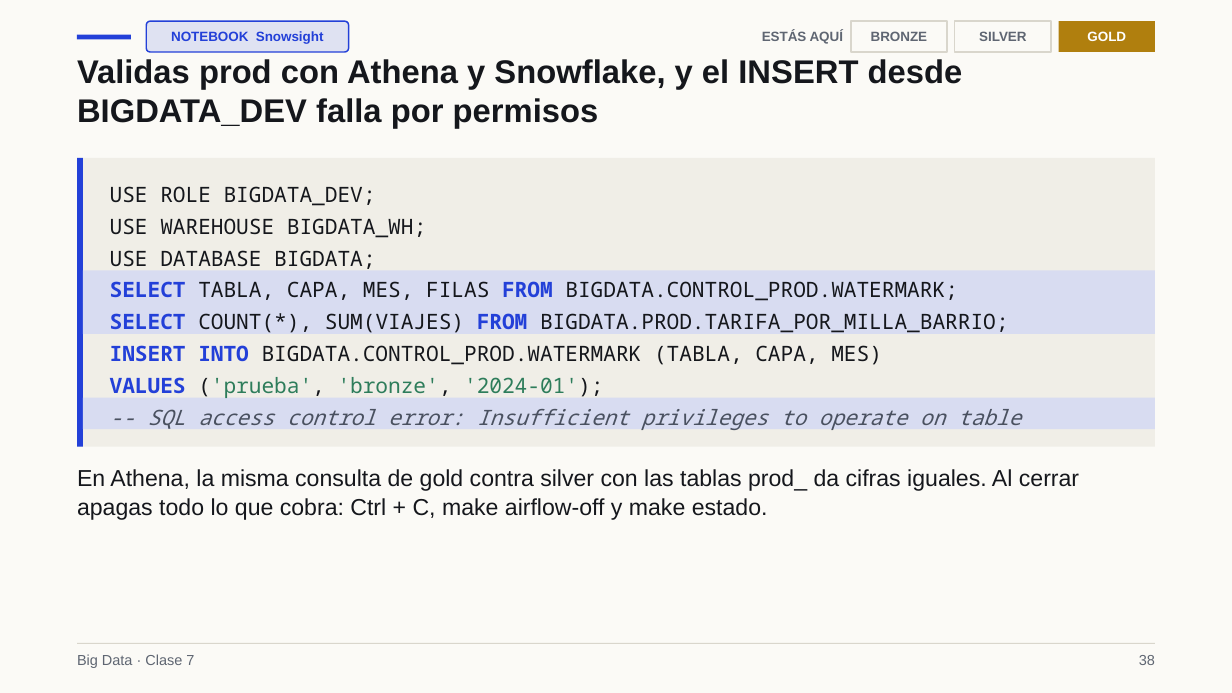
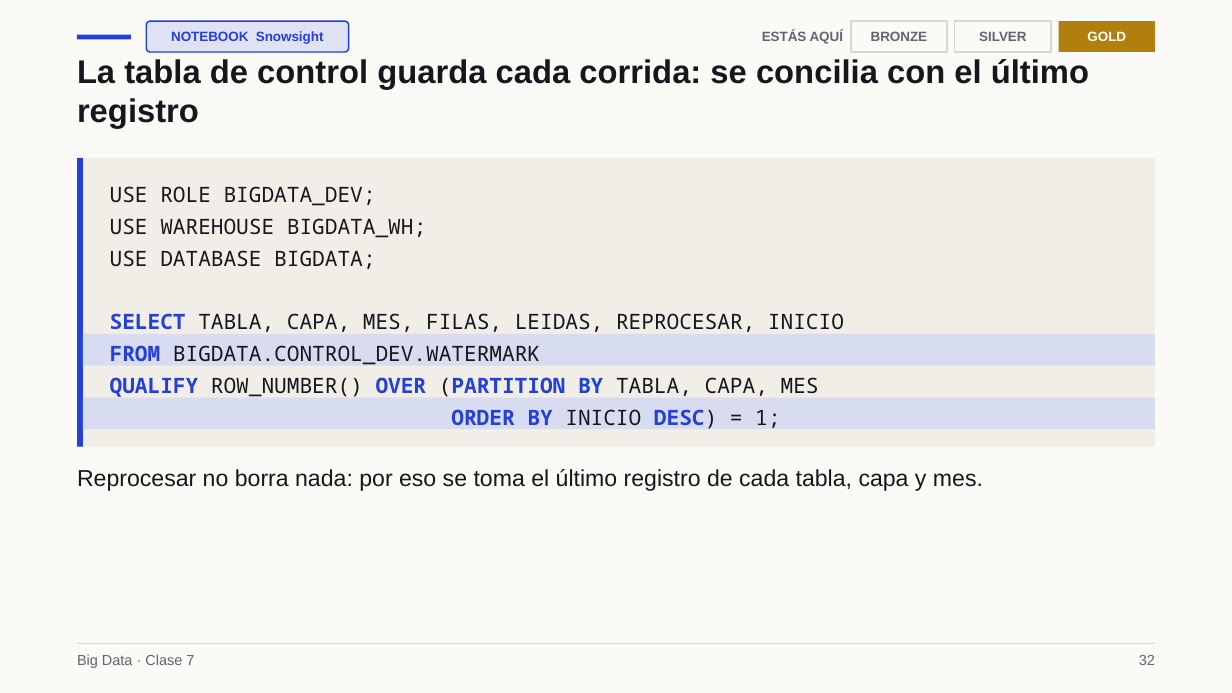
Before and after one commit to Apaezc/bigdata-udem-2026, a slide deck: slide 32 of curso/clase07/deck_corto/slides.pptx (slide 38 before the commit). Drawn at 1232x693 pixels with LibreOffice and Linux fonts; fonts in the diff are those of the drawing. Boxes give left, top, right and bottom in pixels: in the first picture for what was removed or moved away, otherwise in the second. Text is boxed around its words. In the diff, an @@ line names an element or a change of style, - is before the commit and + after.

```diff
--- a/curso/clase07/deck_corto/slides.pptx
+++ b/curso/clase07/deck_corto/slides.pptx
@@ text at (77,59,1089,129): text changed @@
-Validas prod con Athena y Snowflake, y el INSERT desde BIGDATA_DEV falla por permisos
+La tabla de control guarda cada corrida: se concilia con el último registro
@@ rectangle removed at (83,271,1155,302) @@
@@ text at (110,313,844,429): text changed @@
-SELECT TABLA, CAPA, MES, FILAS FROM BIGDATA.CONTROL_PROD.WATERMARK;
-SELECT COUNT(*), SUM(VIAJES) FROM BIGDATA.PROD.TARIFA_POR_MILLA_BARRIO;
-INSERT INTO BIGDATA.CONTROL_PROD.WATERMARK (TABLA, CAPA, MES)
-VALUES ('prueba', 'bronze', '2024-01');
--- SQL access control error: Insufficient privileges to operate on table
+SELECT TABLA, CAPA, MES, FILAS, LEIDAS, REPROCESAR, INICIO
+FROM BIGDATA.CONTROL_DEV.WATERMARK
+QUALIFY ROW_NUMBER() OVER (PARTITION BY TABLA, CAPA, MES
+ORDER BY INICIO DESC) = 1;
@@ rectangle: place and size @@
-rectangle at (83,302,1155,334)
+rectangle at (83,334,1155,365)
@@ text at (77,469,983,491): text changed @@
-En Athena, la misma consulta de gold contra silver con las tablas prod_ da cifras iguales. Al cerrar apagas todo lo que cobra: Ctrl + C, make airflow-off y make estado.
+Reprocesar no borra nada: por eso se toma el último registro de cada tabla, capa y mes.
@@ text at (1139,655,1155,665): text changed @@
-38
+32
```
Also in this commit, not shown: 11 other slides changed, 4 slides added, 4 slides removed, 16 other files.
